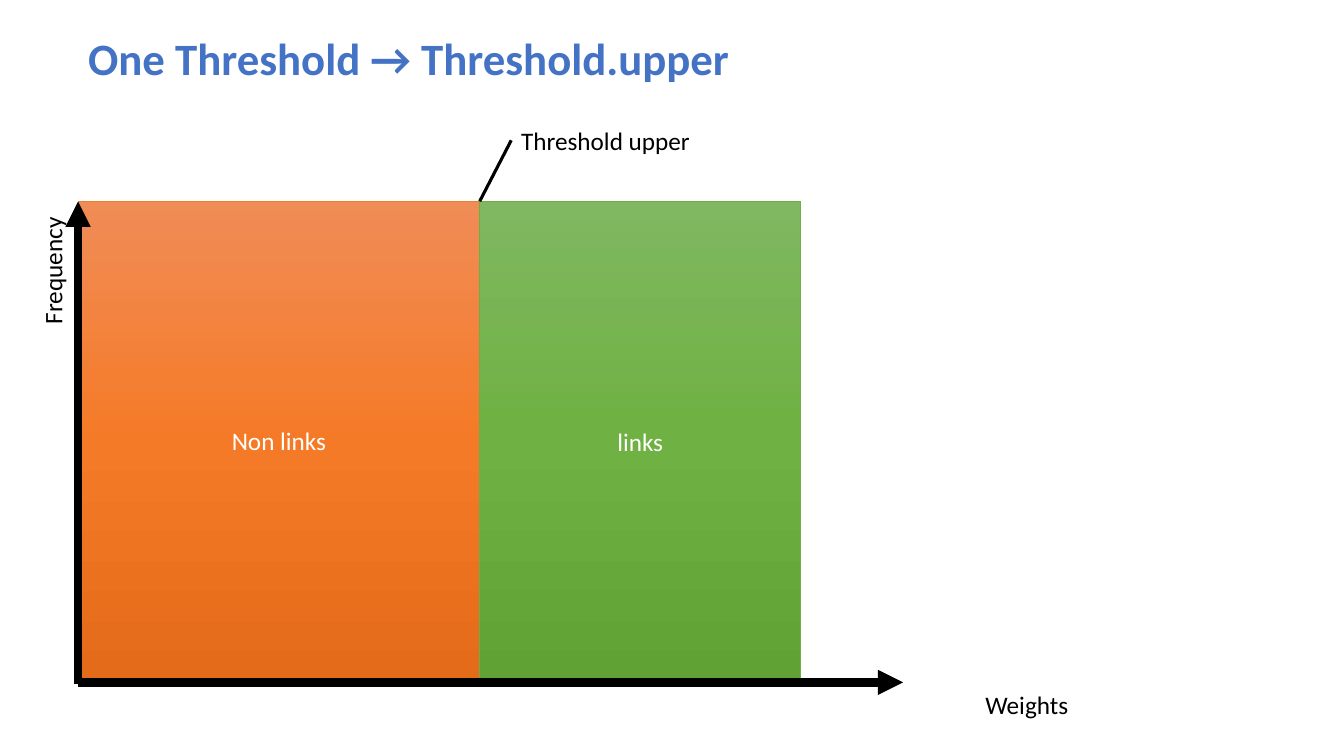
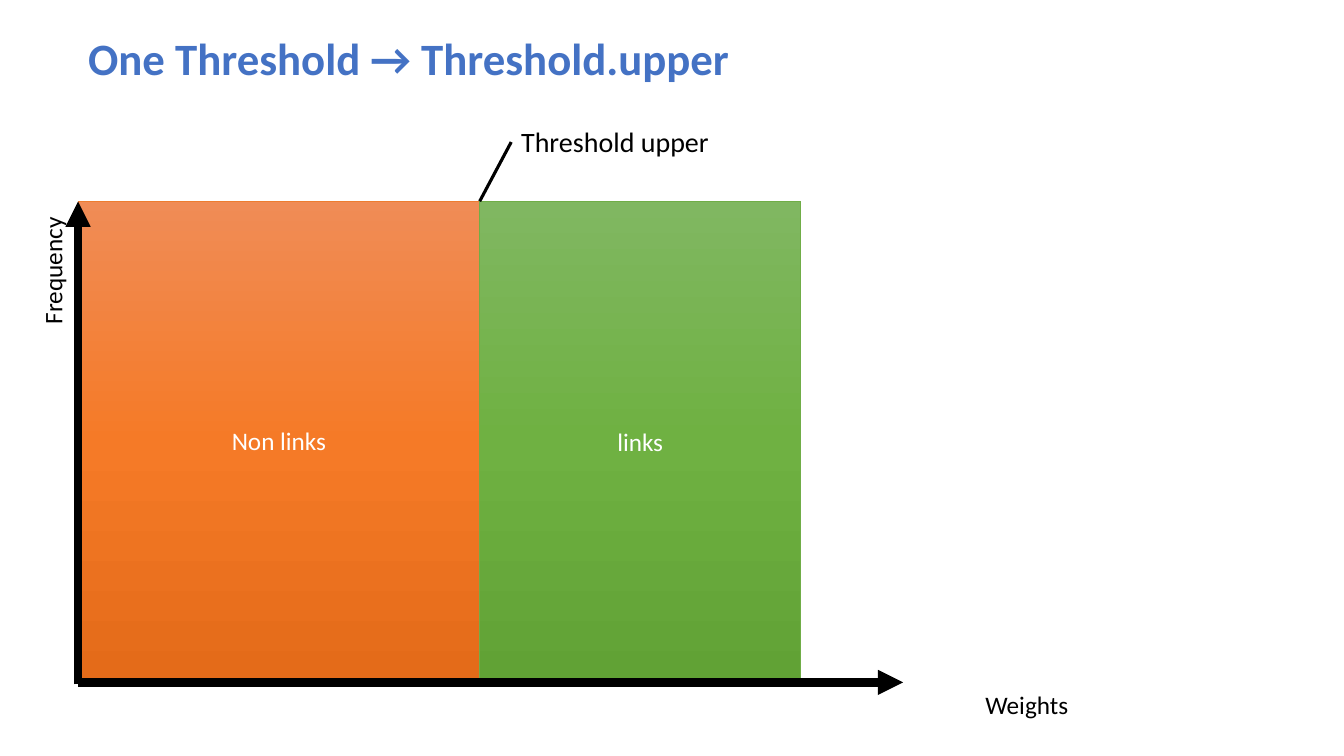
Before and after one commit to schmt5/record-linkage-getPairs, a slide deck: slide 8 of RLgetPairs.pptx. Drawn at 1344x756 pixels with LibreOffice and Linux fonts; fonts in the diff are those of the drawing. Boxes give left, top, right and bottom in pixels: in the first picture for what was removed or moved away, otherwise in the second. Text is boxed around its words. In the diff, an @@ line names an element or a change of style, - is before the commit and + after.

```diff
--- a/RLgetPairs.pptx
+++ b/RLgetPairs.pptx
@@ text "Threshold upper" at [521,132,709,157]: size 18 to 20 pt @@
```
Also in this commit, not shown: 1 other slide changed.
